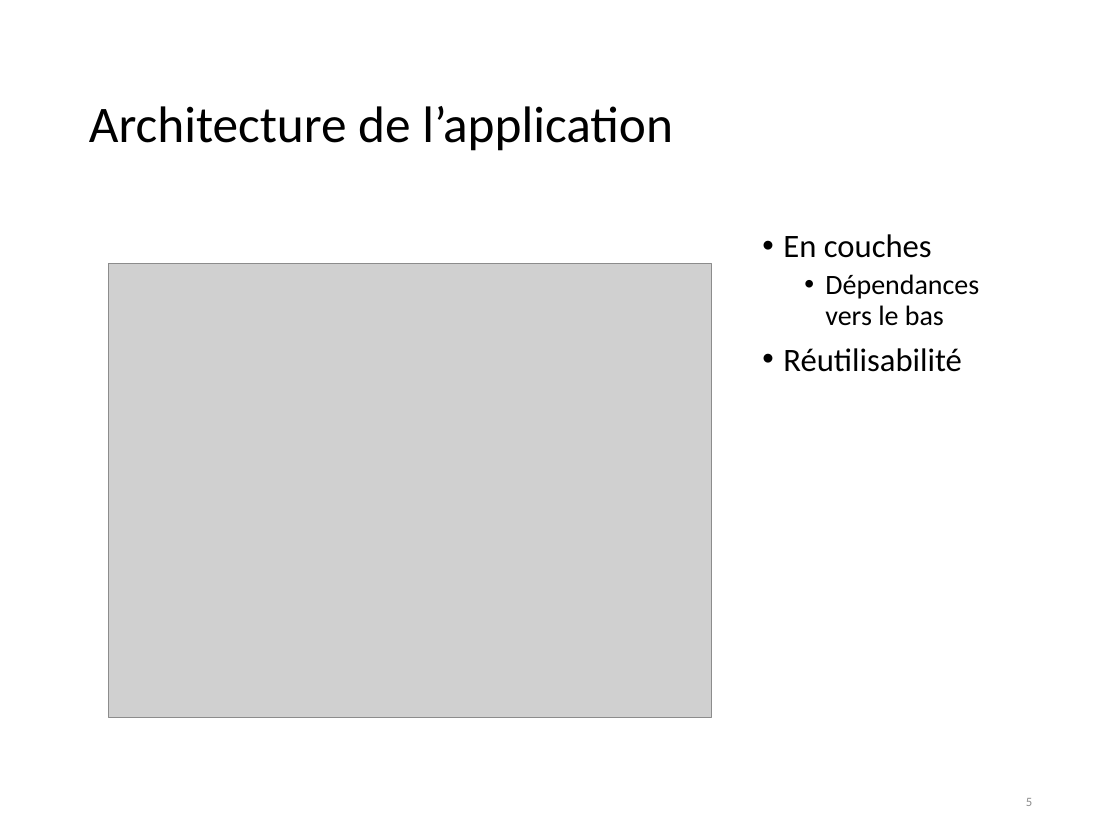
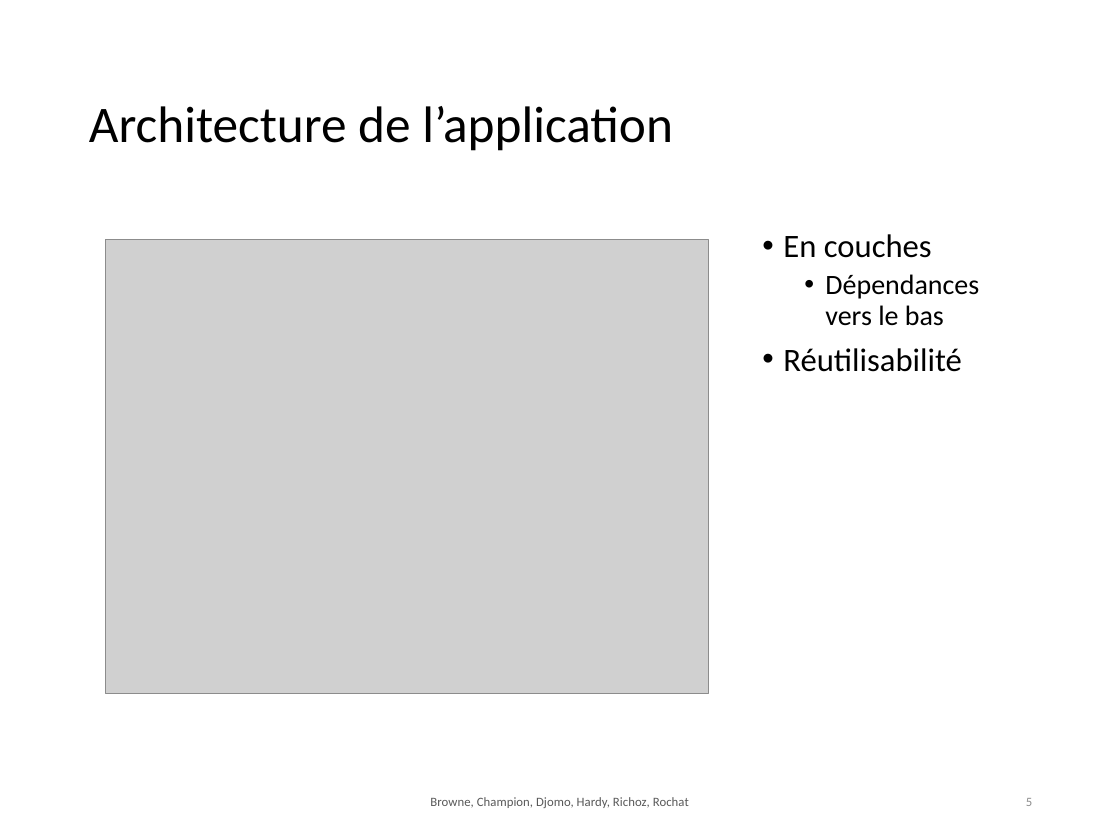
Before and after one commit to chlablak/PRO, a slide deck: slide 5 of presentation/GraphY.pptx. Drawn at 1120x840 pixels with LibreOffice and Linux fonts; fonts in the diff are those of the drawing; grey boxes stand for pictures; background and template pictures are left out. Boxes give left, top, right and bottom in pixels: in the first picture for what was removed or moved away, otherwise in the second. Text is boxed around its words. In the diff, an @@ line names an element or a change of style, - is before the commit and + after.

```diff
--- a/presentation/GraphY.pptx
+++ b/presentation/GraphY.pptx
@@ picture: place and size @@
-picture at box(109, 263, 711, 717)
+picture at box(105, 240, 708, 693)
@@ text added at box(430, 797, 689, 808), 8.2 pt, text #595959 @@
+Browne, Champion, Djomo, Hardy, Richoz, Rochat
```
Also in this commit, not shown: 7 other slides changed, 2 slides added, 1 other file.
